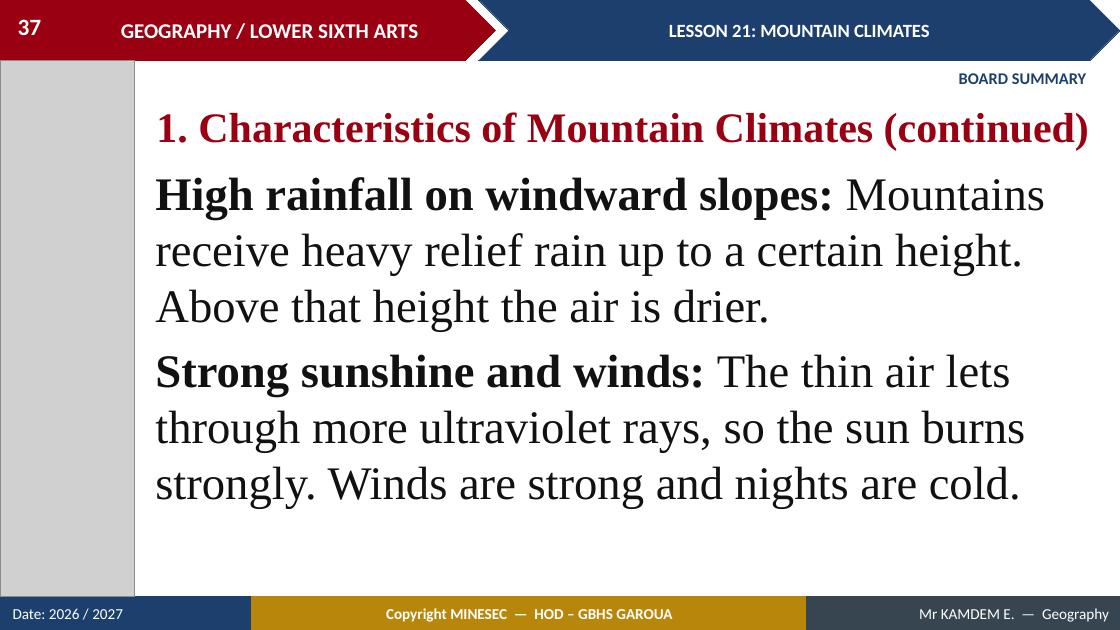
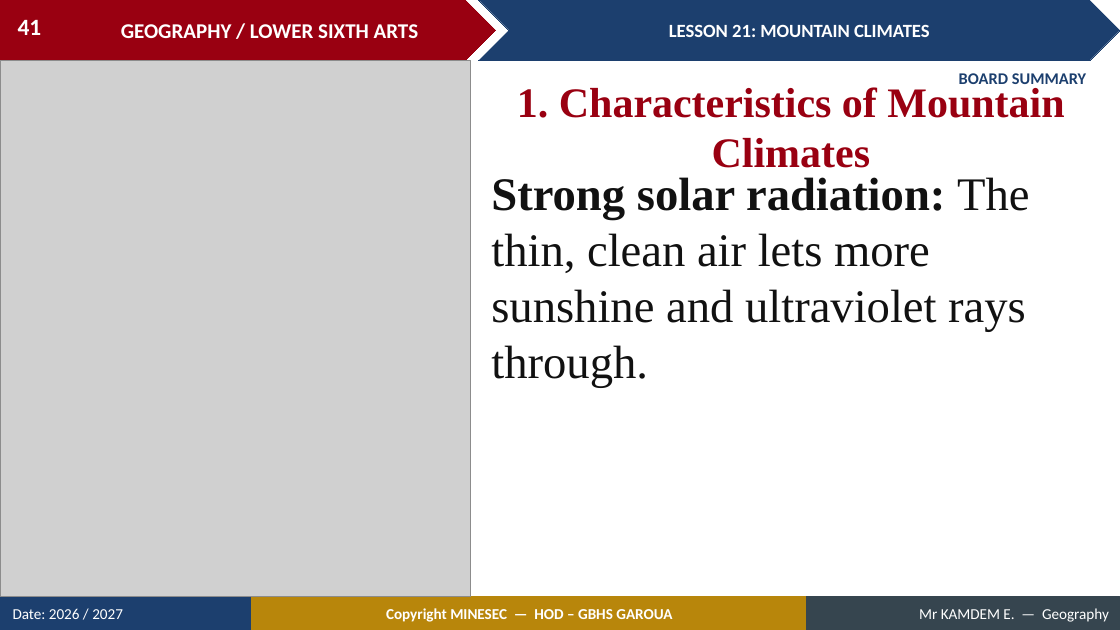
Before and after one commit to Berthautk/linea-github, a slide deck: slide 41 of lecons/LSA/Climatology/04_LSA_CLIM_L21_Mountain_Climates.pptx (slide 37 before the commit). Drawn at 1120x630 pixels with LibreOffice and Linux fonts; fonts in the diff are those of the drawing; grey boxes stand for pictures. Boxes give left, top, right and bottom in pixels: in the first picture for what was removed or moved away, otherwise in the second. Text is boxed around its words. In the diff, an @@ line names an element or a change of style, - is before the commit and + after.

```diff
--- a/lecons/LSA/Climatology/04_LSA_CLIM_L21_Mountain_Climates.pptx
+++ b/lecons/LSA/Climatology/04_LSA_CLIM_L21_Mountain_Climates.pptx
@@ page number at <box>18,20,42,35</box>: text changed @@
-37
+41
@@ picture: place and size @@
-picture at <box>0,60,134,597</box>
+picture at <box>0,60,471,597</box>
@@ text at <box>517,87,1064,168</box>: text changed @@
-1. Characteristics of Mountain Climates (continued)
+1. Characteristics of Mountain Climates
@@ text at <box>491,177,1029,388</box>: text changed @@
-High rainfall on windward slopes: Mountains receive heavy relief rain up to a certain height. Above that height the air is drier.
-Strong sunshine and winds: The thin air lets through more ultraviolet rays, so the sun burns strongly. Winds are strong and nights are cold.
+Strong solar radiation: The thin, clean air lets more sunshine and ultraviolet rays through.
```
Also in this commit, not shown: 37 other slides changed, 18 slides added, 9 slides removed, 21 other files.
